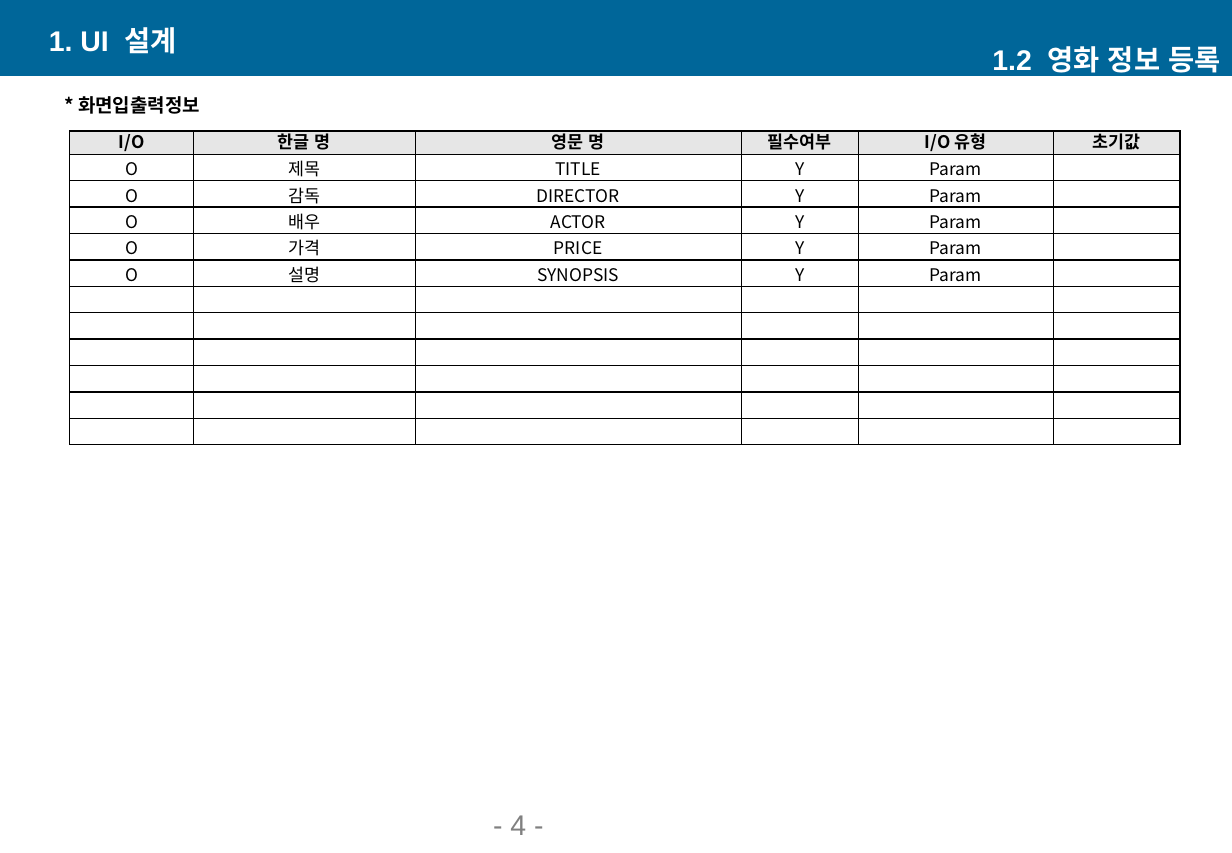
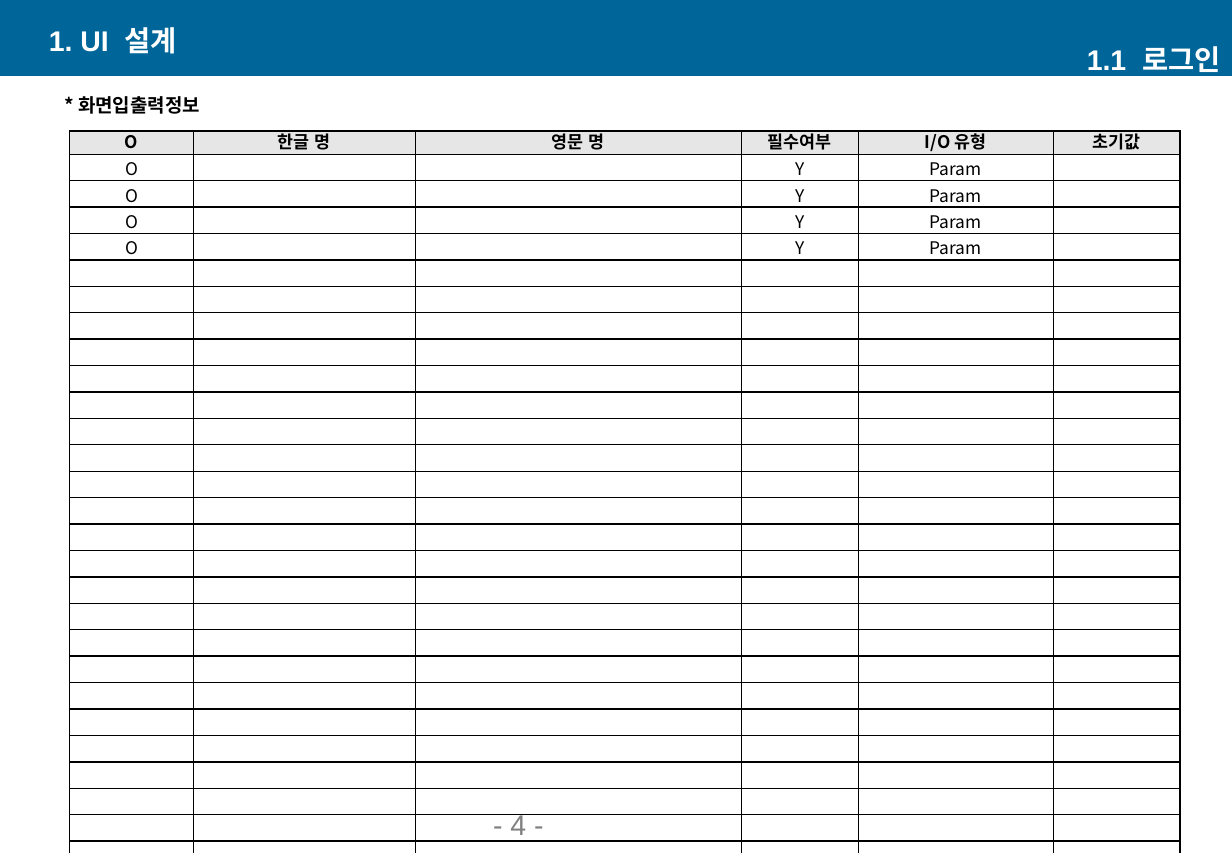
Before and after one commit to ki-mii/ezen_prj, a slide deck: slide 5 of 쇼핑몰관리_UI설계서.pptx. Drawn at 1232x853 pixels with LibreOffice and Linux fonts; fonts in the diff are those of the drawing. Boxes give left, top, right and bottom in pixels: in the first picture for what was removed or moved away, otherwise in the second. Text is boxed around its words. In the diff, an @@ line names an element or a change of style, - is before the commit and + after.

```diff
--- a/쇼핑몰관리_UI설계서.pptx
+++ b/쇼핑몰관리_UI설계서.pptx
@@ text at (x1=1087, y1=46, x2=1220, y2=78): text changed @@
-1.2 영화 정보 등록
+1.1 로그인
@@ table at (x1=69, y1=131, x2=1181, y2=807) @@
-row 1: I/O | 한글 명 | 영문 명 | 필수여부 | I/O 유형 | 초기값
-row 2: O | 제목 | TITLE | Y | Param | 
-row 3: O | 감독 | DIRECTOR | Y | Param | 
-row 4: O | 배우 | ACTOR | Y | Param | 
-row 5: O | 가격 | PRICE | Y | Param | 
-row 6: O | 설명 | SYNOPSIS | Y | Param | 
+row 1: O | 한글 명 | 영문 명 | 필수여부 | I/O 유형 | 초기값
+row 2: O |  |  | Y | Param | 
+row 3: O |  |  | Y | Param | 
+row 4: O |  |  | Y | Param | 
+row 5: O |  |  | Y | Param | 
+row 12:  |  |  |  |  | 
+row 13:  |  |  |  |  | 
+row 14:  |  |  |  |  | 
+row 15:  |  |  |  |  | 
+row 16:  |  |  |  |  | 
+row 17:  |  |  |  |  | 
+row 18:  |  |  |  |  | 
+row 19:  |  |  |  |  | 
+row 20:  |  |  |  |  | 
+row 21:  |  |  |  |  | 
+row 22:  |  |  |  |  | 
+row 23:  |  |  |  |  | 
+row 24:  |  |  |  |  | 
+row 25:  |  |  |  |  | 
+row 26:  |  |  |  |  | 
+row 27:  |  |  |  |  | 
+row 28:  |  |  |  |  | 
+row 29:  |  |  |  |  | 
```
Also in this commit, not shown: 19 other slides changed, 3 slides added.
